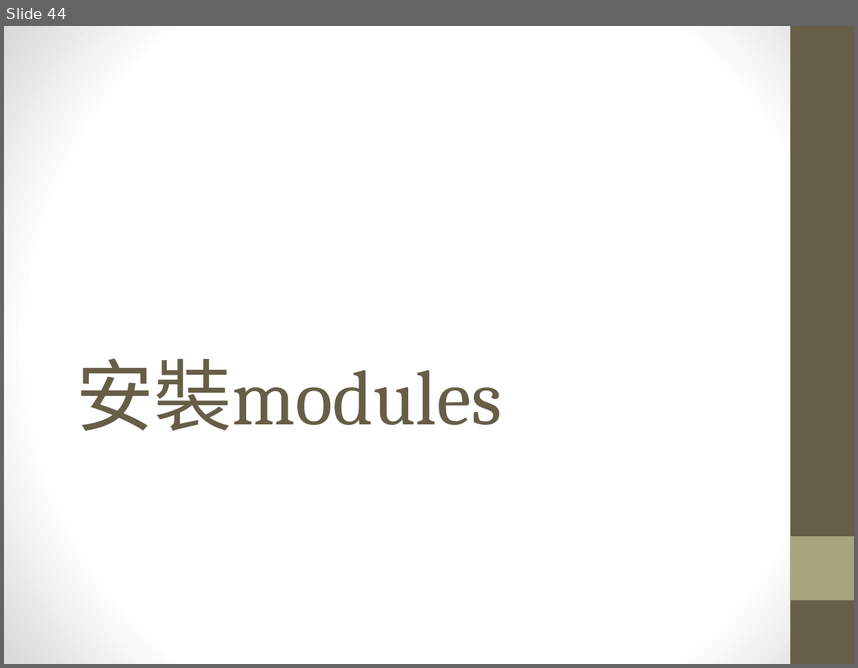
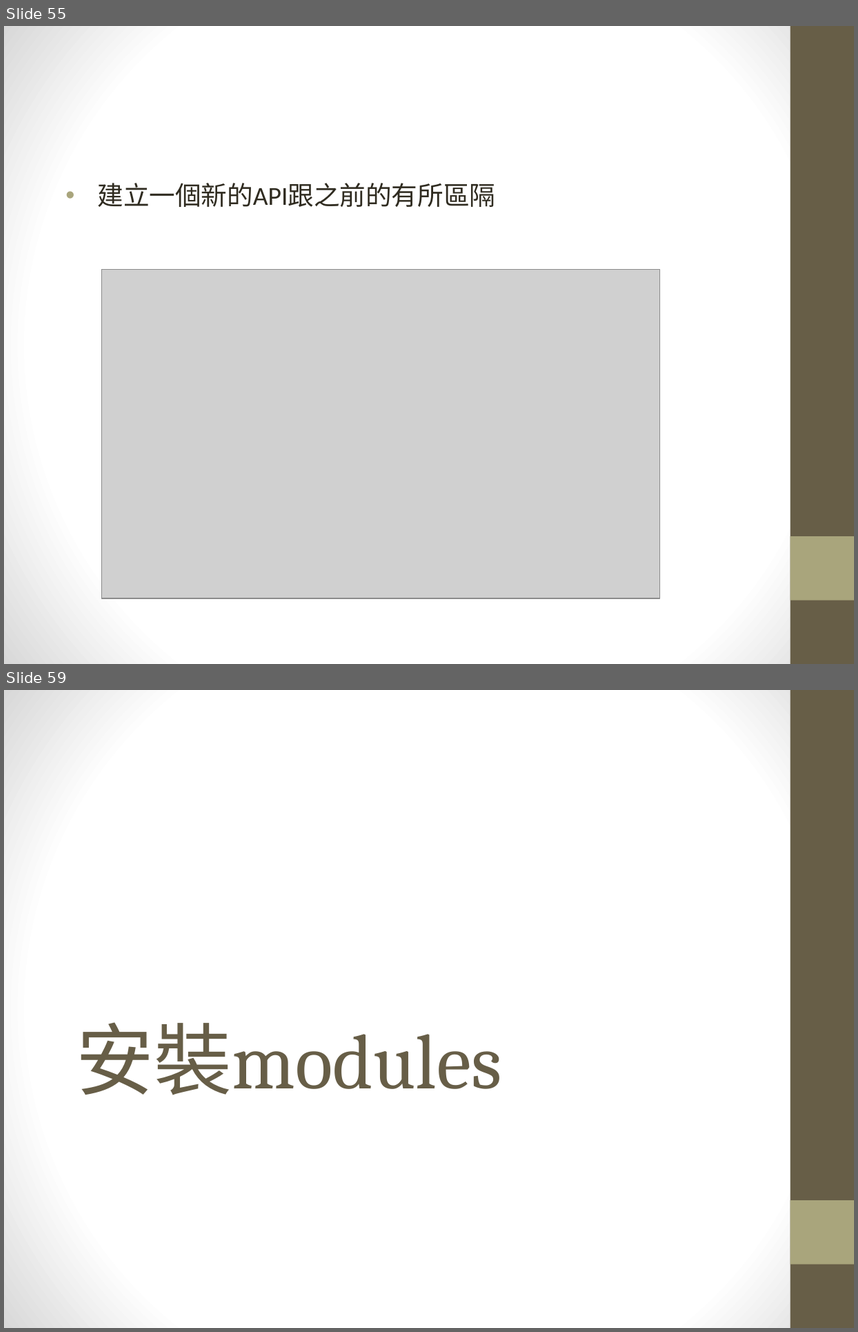
Before and after one commit to maloyang/KH20220820_Python_ML_DL, a slide deck: W05/W05_skl2web.pptx. Shown one above the other, each under a label of ours: slide 44 before the commit, slides 55 and 59 after it; the slides between them are not shown. The pictures are 858x668 and 858x1332 pixels, drawn with LibreOffice and Linux fonts; fonts in the diff are those of the drawing; grey boxes stand for pictures. Boxes give left, top, right and bottom in pixels: in the first picture for what was removed or moved away, otherwise in the second. Text is boxed around its words. In the diff, an @@ line names an element or a change of style, - is before the commit and + after.

```diff
--- a/W05/W05_skl2web.pptx
+++ b/W05/W05_skl2web.pptx
@@ slide 55 added at (4, 26, 854, 664), background gradient #FFFFFF to #D8D8D8; not listed: 2 template elements that a slide beside it also shows @@
@@ text added at (98, 183, 496, 207), 22 pt, text #2F2B20 @@
+• 建立一個新的API跟之前的有所區隔
@@ picture added at (102, 269, 660, 598) @@
@@ what was slide 44 is now slide 59 @@
```
Also in this commit, not shown: 1 slide changed, 20 other slides added, 12 other files.
